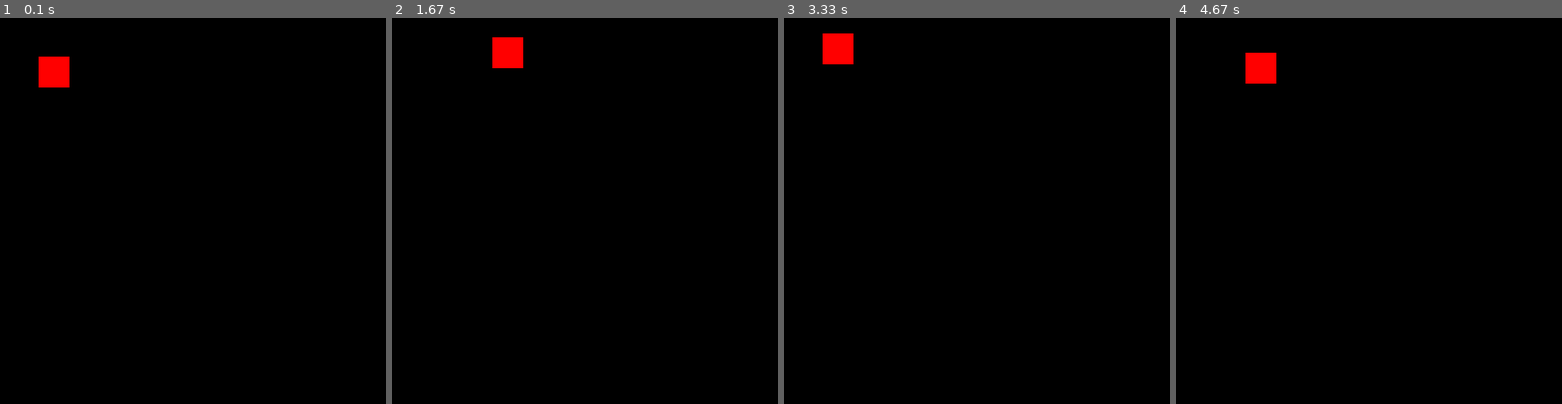
Above: before the commit, frames 1-4 (left to right).
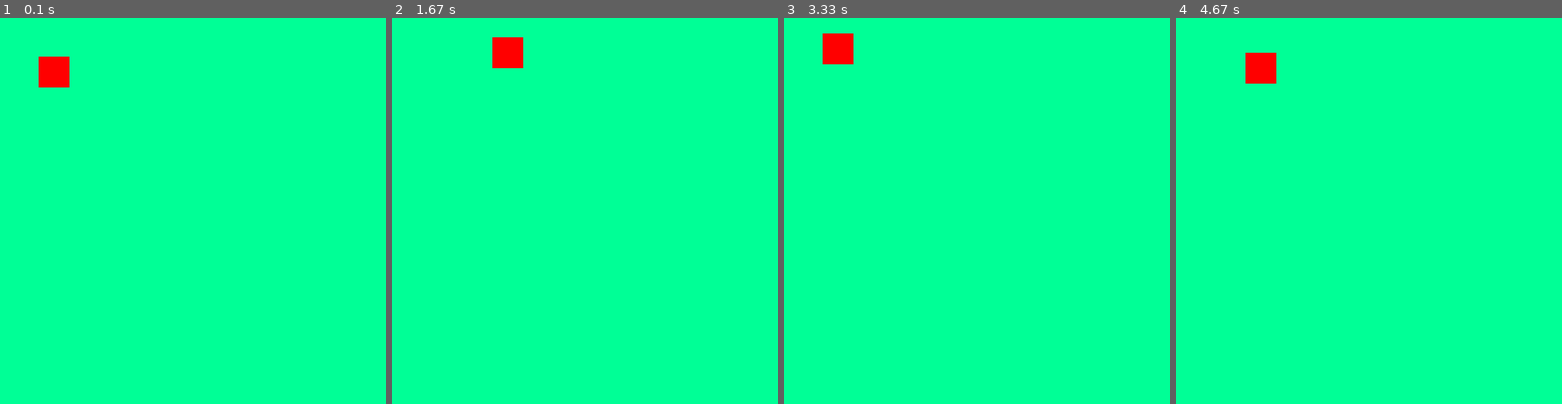
Above: after the commit, the same moments.

Repository: GameDevCallum/First-PyGame-Project
Game: pygame game, started from main.py
Two runs of this game, one before a commit and one after it. Both use one fixed random seed, a clock stepped at 60 frames per second and the inputs below.
Inputs:
- Up to frame 1 (0.1 s): no input
- Up to frame 2 (1.67 s): hold Right 0.33-0.8 s; hold Up 0.83-1.13 s; hold Right 1.17-1.63 s
- Up to frame 3 (3.33 s): hold Left 1.67-2.2 s; hold Down 2.23-2.53 s; hold Left 2.57-2.97 s; hold Up from 3 s (still down)
- Up to frame 4 (4.67 s): release Up at 3.37 s; hold Right 3.4-4.03 s; hold Down 4.07-4.43 s; hold Left from 4.47 s (still down)

The runs differ from the first frame. In frame 1, 99% of the frame differs, in the area x 0-100%, y 0-100%; in frame 2, 99%; in frame 3, 99%; in frame 4, 99%.

Commit message:
Changed background to cyan

Diff:
--- a/main.py
+++ b/main.py
@@ -51,7 +51,7 @@
         if plrY != 500 - plrHeight:
             plrY += plrVel
 
-    WIN.fill((0, 0, 0))
+    WIN.fill((0, 255, 150))
     pygame.draw.rect(WIN, (255, 0, 0), (plrX, plrY, plrWidth, plrHeight))
     pygame.display.update()
 
